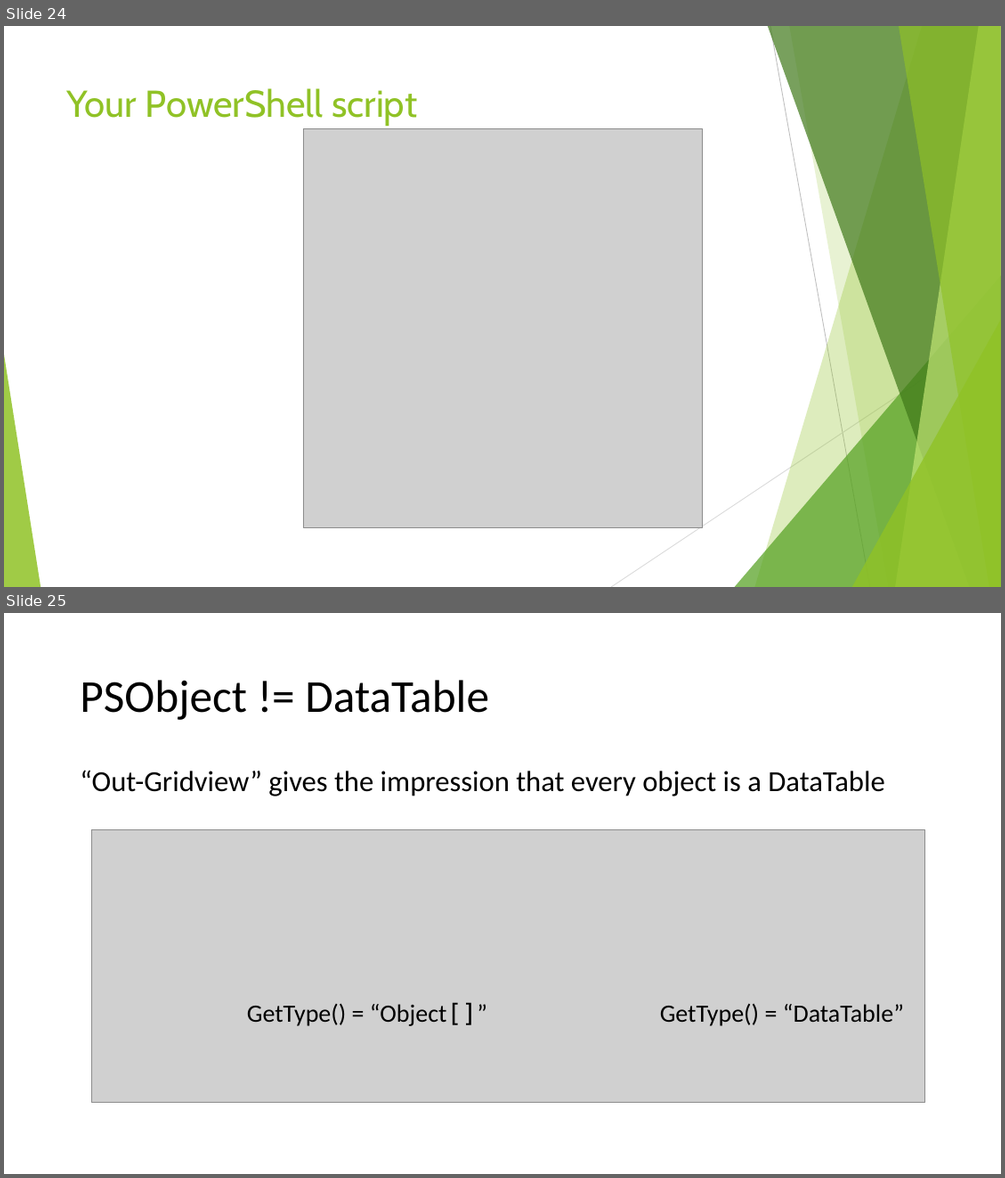
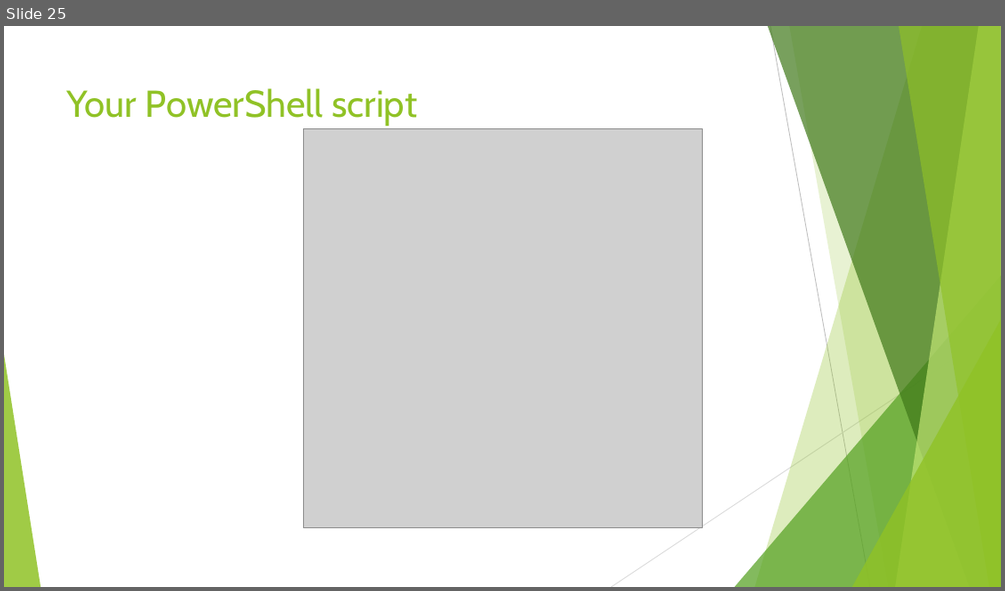
Before and after one commit to jbfoushee/MyPresentations, a slide deck: Datatables_and_Dataframes_to_SQL_Procs/User-defined Table Types.pptx. Shown one above the other, each under a label of ours: slides 24 and 25 before the commit, slide 25 after it. The pictures are 1005x1178 and 1005x591 pixels, drawn with LibreOffice and Linux fonts; fonts in the diff are those of the drawing; grey boxes stand for pictures. Boxes give left, top, right and bottom in pixels: in the first picture for what was removed or moved away, otherwise in the second. Text is boxed around its words. In the diff, an @@ line names an element or a change of style, - is before the commit and + after.

```diff
--- a/Datatables_and_Dataframes_to_SQL_Procs/User-defined Table Types.pptx
+++ b/Datatables_and_Dataframes_to_SQL_Procs/User-defined Table Types.pptx
@@ slide 25 removed at (4, 613, 1001, 1174), background #FFFFFF @@
@@ title removed at (80, 680, 489, 720) @@
-PSObject != DataTable
@@ text removed at (80, 770, 884, 796) @@
-“Out-Gridview” gives the impression that every object is a DataTable
@@ picture removed at (91, 830, 924, 1103) @@
@@ text removed at (247, 1002, 487, 1026) @@
-GetType() = “Object[]”
@@ text removed at (660, 1004, 904, 1026) @@
-GetType() = “DataTable”
@@ what was slide 24 is now slide 25 @@
```
Also in this commit, not shown: 1 slide changed, 1 slide added, 2 other files.
